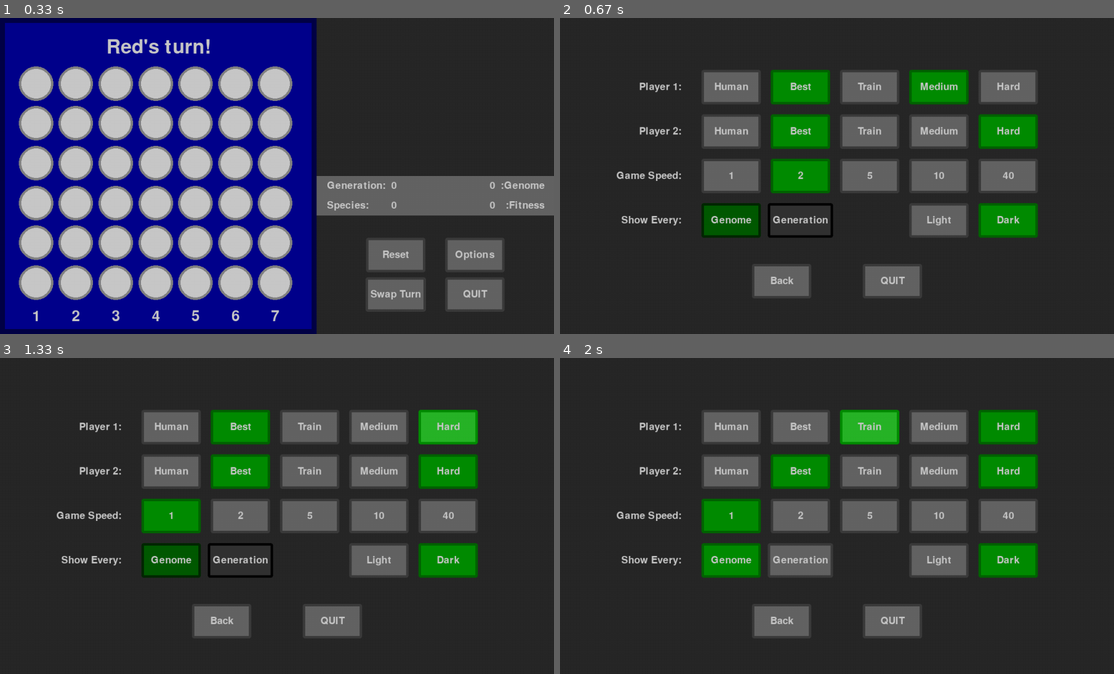
Above: before the commit, frames 1-4 (two rows, left to right).
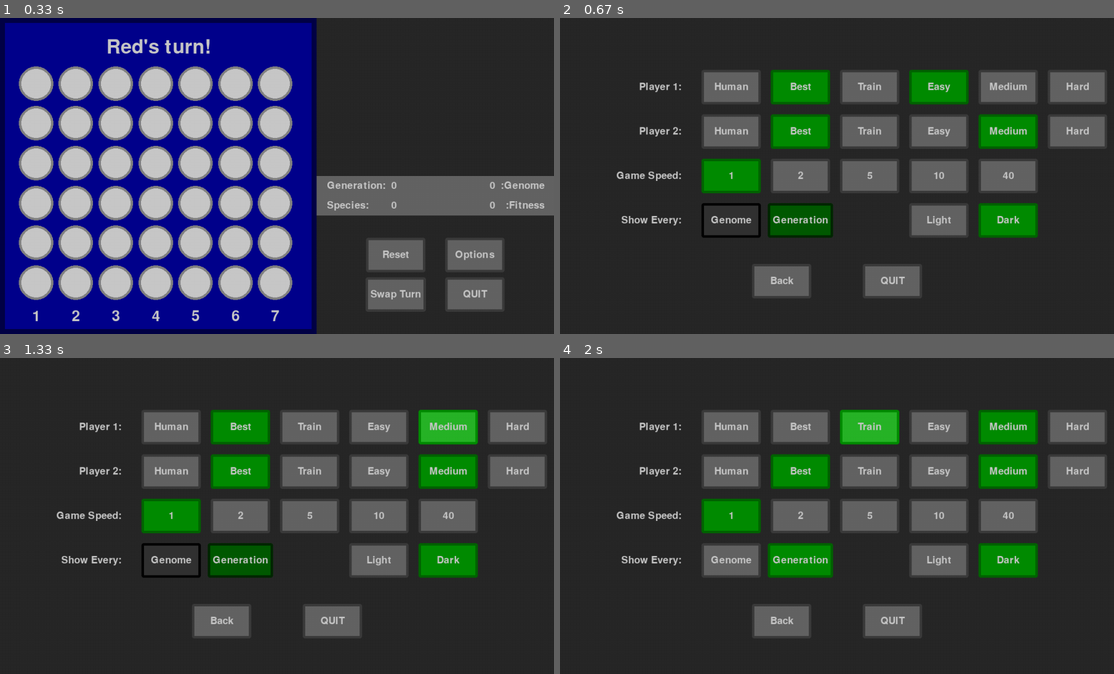
Above: after the commit, the same moments.

Repository: GreenMachine582/NEAT
Game: pygame game, started from main-silent.pyw
The game is run twice, just before and just after one commit, with the same random seed, the same clock (stepped at 60 frames per second) and the same inputs.
Inputs (mouse positions are in pixels of both pictures, inside the frame that each line leads up to):
- Up to frame 1 (0.33 s): no input
- Up to frame 2 (0.67 s): click (1036, 255) at 0.38 s
- Up to frame 3 (1.33 s): click (144, 519) at 0.72 s; click (448, 427) at 1.05 s
- Up to frame 4 (2 s): click (1041, 626) at 1.38 s; click (848, 408) at 1.72 s

Frame 1 is identical in both runs. In frame 2, 6.9% of the frame differs, in the area x 25-99%, y 17-70%; in frame 3, 4.6%; in frame 4, 4.7%.

Commit message:
Added a third AI structure

Diff:
--- a/main-silent.pyw
+++ b/main-silent.pyw
@@ -32,8 +32,9 @@
 
 ENVIRONMENT = 'connect4'
 PLAYER_TYPES = ['Human', 'Best', 'Train']
-DIFFICULTY = ['Medium', 'Hard']
-NEAT_INPUTS = {DIFFICULTY[0]: 2, DIFFICULTY[1]: 8}
+DIFFICULTY = ['Easy', 'Medium', 'Hard']
+NEAT_INPUTS = {DIFFICULTY[0]: 2, DIFFICULTY[1]: 8, DIFFICULTY[2]: 42}
+NEAT_OUTPUTS = {DIFFICULTY[0]: 1, DIFFICULTY[1]: 1, DIFFICULTY[2]: 7}
 SPEEDS = [1, 2, 5, 10, 40]
 SHOW_EVERY = ['Genome', 'Generation']
 COLOUR_THEMES = ['Light', 'Dark']
@@ -45,8 +46,8 @@
 # Globals - Defaults
 players = [{'type': PLAYER_TYPES[1], 'difficulty': DIFFICULTY[0], 'neat': None},
            {'type': PLAYER_TYPES[1], 'difficulty': DIFFICULTY[1], 'neat': None}]
-game_speed = SPEEDS[1]
-show_every = SHOW_EVERY[0]
+game_speed = SPEEDS[0]
+show_every = SHOW_EVERY[1]
 colour_theme = COLOUR_THEMES[1]
 
 # Global - objects
@@ -81,11 +82,10 @@
     return colours
 
 
-def setupAi(player: dict, outputs: int = 1, population: int = 15) -> NEAT:
+def setupAi(player: dict, population: int = 15) -> NEAT:
     """
     Sets up neat with game settings in mind.
     :param player: dict[str: Any]
-    :param outputs: int
     :param population: int
     :return:
         - neat - NEAT
@@ -95,8 +95,7 @@
         neat = NEAT.load(file)
     else:
         neat = NEAT(ENVIRONMENT_DIR, file_name=f"{player['type']}_{player['difficulty']}")
-        inputs = NEAT_INPUTS[player['difficulty']]
-        neat.generate(inputs, outputs, population=population)
+        neat.generate(NEAT_INPUTS[player['difficulty']], NEAT_OUTPUTS[player['difficulty']], population=population)
         neat.save()
     return neat
 
@@ -138,6 +137,19 @@
         possible_move = c4.getPossibleMove(i)
         if possible_move[0] != c4.INVALID_MOVE:
             possible_moves[possible_move] = 0
+
+    if genome.inputs == NEAT_INPUTS[difficulty[2]]:
+        inputs = []
+        for row in range(c4.ROWS):
+            for piece in c4.board[row]:
+                piece = 0 if piece == c4.current_player else 1 if piece == c4.opponent else piece
+                inputs.append(piece)
+        outputs = genome.forward(ml.list.normalize(inputs))
+        for column in range(len(outputs)):
+            for possible_move in possible_moves:
+                if possible_move[1] == column:
+                    possible_moves[possible_move] = outputs[column]
+
     input_range = {'max': max(c4.ROWS, c4.COLUMNS), 'min': 0}
     for possible_move in possible_moves:
         if genome.inputs == NEAT_INPUTS[difficulty[0]]:
@@ -163,6 +175,7 @@
                     normalized_input = (connection - input_range['min']) / (input_range['max'] - input_range['min'])
                     inputs.append(normalized_input)
             possible_moves[possible_move] += sum(genome.forward(inputs))
+
     sorted_moves = ml.dict.combineByValues(possible_moves)
     max_min_keys = ml.list.findMaxMin(list(sorted_moves.keys()))
     return random.choice(sorted_moves[max_min_keys['max']['value']])
@@ -205,7 +218,7 @@
     if win_count - lose_count >= total_matches * success_rate:
         print(f"New Best {players[player_key]['difficulty']} NEAT Gen[{players[player_key]['neat'].generation}]"
               f" (l-d-w): {lose_count}-{draw_count}-{win_count} {round((win_count - lose_count) / total_matches * 100, 2):2}%")
-        players[player_key]['neat'].save()
+        players[player_key]['neat'].save(f"{players[opponent]['type']}_{players[opponent]['difficulty']}")
 
     players[opponent] = temp_opponent
     if players[opponent]['type'] != PLAYER_TYPES[0]:
@@ -327,8 +340,8 @@
             self.group_buttons[f"Difficulty {player_key + 1}:"] = mlpg.ButtonGroup(DIFFICULTY,
                                                                                    (self.BOARDER + ((OPTION_WIDTH *
                                                                                                      (1 / 6)) + 520),
-                                                                                    self.BOARDER + 80 + (
-                                                                                                player_key * 90)),
+                                                                                    self.BOARDER + 80 +
+                                                                                    (player_key * 90)),
                                                                                    self.colours,
                                                                                    players[player_key]['difficulty'])
 
--- a/main.py
+++ b/main.py
@@ -32,8 +32,9 @@
 
 ENVIRONMENT = 'connect4'
 PLAYER_TYPES = ['Human', 'Best', 'Train']
-DIFFICULTY = ['Medium', 'Hard']
-NEAT_INPUTS = {DIFFICULTY[0]: 2, DIFFICULTY[1]: 8}
+DIFFICULTY = ['Easy', 'Medium', 'Hard']
+NEAT_INPUTS = {DIFFICULTY[0]: 2, DIFFICULTY[1]: 8, DIFFICULTY[2]: 42}
+NEAT_OUTPUTS = {DIFFICULTY[0]: 1, DIFFICULTY[1]: 1, DIFFICULTY[2]: 7}
 SPEEDS = [1, 2, 5, 10, 40]
 SHOW_EVERY = ['Genome', 'Generation']
 COLOUR_THEMES = ['Light', 'Dark']
@@ -43,8 +44,8 @@
 MODELS_DIR = f"{ENVIRONMENT_DIR}\\models\\"
 
 # Globals - Defaults
-players = [{'type': PLAYER_TYPES[2], 'difficulty': DIFFICULTY[0], 'neat': None},
-           {'type': PLAYER_TYPES[1], 'difficulty': DIFFICULTY[0], 'neat': None}]
+players = [{'type': PLAYER_TYPES[2], 'difficulty': DIFFICULTY[1], 'neat': None},
+           {'type': PLAYER_TYPES[1], 'difficulty': DIFFICULTY[1], 'neat': None}]
 game_speed = SPEEDS[0]
 show_every = SHOW_EVERY[1]
 colour_theme = COLOUR_THEMES[1]
@@ -81,11 +82,10 @@
     return colours
 
 
-def setupAi(player: dict, outputs: int = 1, population: int = 15) -> NEAT:
+def setupAi(player: dict, population: int = 15) -> NEAT:
     """
     Sets up neat with game settings in mind.
     :param player: dict[str: Any]
-    :param outputs: int
     :param population: int
     :return:
         - neat - NEAT
@@ -95,8 +95,7 @@
         neat = NEAT.load(file)
     else:
         neat = NEAT(ENVIRONMENT_DIR, file_name=f"{player['type']}_{player['difficulty']}")
-        inputs = NEAT_INPUTS[player['difficulty']]
-        neat.generate(inputs, outputs, population=population)
+        neat.generate(NEAT_INPUTS[player['difficulty']], NEAT_OUTPUTS[player['difficulty']], population=population)
         neat.save()
     return neat
 
@@ -138,6 +137,19 @@
         possible_move = c4.getPossibleMove(i)
         if possible_move[0] != c4.INVALID_MOVE:
             possible_moves[possible_move] = 0
+
+    if genome.inputs == NEAT_INPUTS[difficulty[2]]:
+        inputs = []
+        for row in range(c4.ROWS):
+            for piece in c4.board[row]:
+                piece = 0 if piece == c4.current_player else 1 if piece == c4.opponent else piece
+                inputs.append(piece)
+        outputs = genome.forward(ml.list.normalize(inputs))
+        for column in range(len(outputs)):
+            for possible_move in possible_moves:
+                if possible_move[1] == column:
+                    possible_moves[possible_move] = outputs[column]
+
     input_range = {'max': max(c4.ROWS, c4.COLUMNS), 'min': 0}
     for possible_move in possible_moves:
         if genome.inputs == NEAT_INPUTS[difficulty[0]]:
@@ -163,6 +175,7 @@
                     normalized_input = (connection - input_range['min']) / (input_range['max'] - input_range['min'])
                     inputs.append(normalized_input)
             possible_moves[possible_move] += sum(genome.forward(inputs))
+
     sorted_moves = ml.dict.combineByValues(possible_moves)
     max_min_keys = ml.list.findMaxMin(list(sorted_moves.keys()))
     return random.choice(sorted_moves[max_min_keys['max']['value']])
@@ -326,8 +339,9 @@
             gbi[f"Player {player_key + 1}:"] = {'selected': players[player_key]['type'], 'options': PLAYER_TYPES}
             self.group_buttons[f"Difficulty {player_key + 1}:"] = mlpg.ButtonGroup(DIFFICULTY,
                                                                                    (self.BOARDER + ((OPTION_WIDTH *
-                                                                                                    (1 / 6)) + 520),
-                                                                                    self.BOARDER + 80 + (player_key * 90)),
+                                                                                                     (1 / 6)) + 520),
+                                                                                    self.BOARDER + 80 +
+                                                                                    (player_key * 90)),
                                                                                    self.colours,
                                                                                    players[player_key]['difficulty'])
 
@@ -533,7 +547,7 @@
                 if possible_move is not None:
                     move = connect4.getPossibleMove(possible_move)
             else:  # NEAT Move
-                if not display or frame_count % int(FPS/game_speed) == 0:
+                if not display or frame_count % int(FPS / game_speed) == 0:
                     current_genome = None
                     if show_every == SHOW_EVERY[1] or player['type'] == PLAYER_TYPES[1]:
                         current_genome = player['neat'].best_specie.representative
@@ -571,7 +585,7 @@
             if not display:
                 print("NEATs: 1 - %d %d, 2 - %d %d" % (players[0]['neat'].generation, len(players[0]['neat'].species),
                                                        players[1]['neat'].generation, len(players[1]['neat'].species)))
-            if not display or frame_count % int(FPS/game_speed) == 0:
+            if not display or frame_count % int(FPS / game_speed) == 0:
                 reset()
 
         if display:
Not shown, changed: README.md
Not shown, added: connect4/models/Best_Easy.neat
Not shown, removed: connect4/models/Best_Hard.neat
Not shown, changed: connect4/models/Best_Medium.neat
